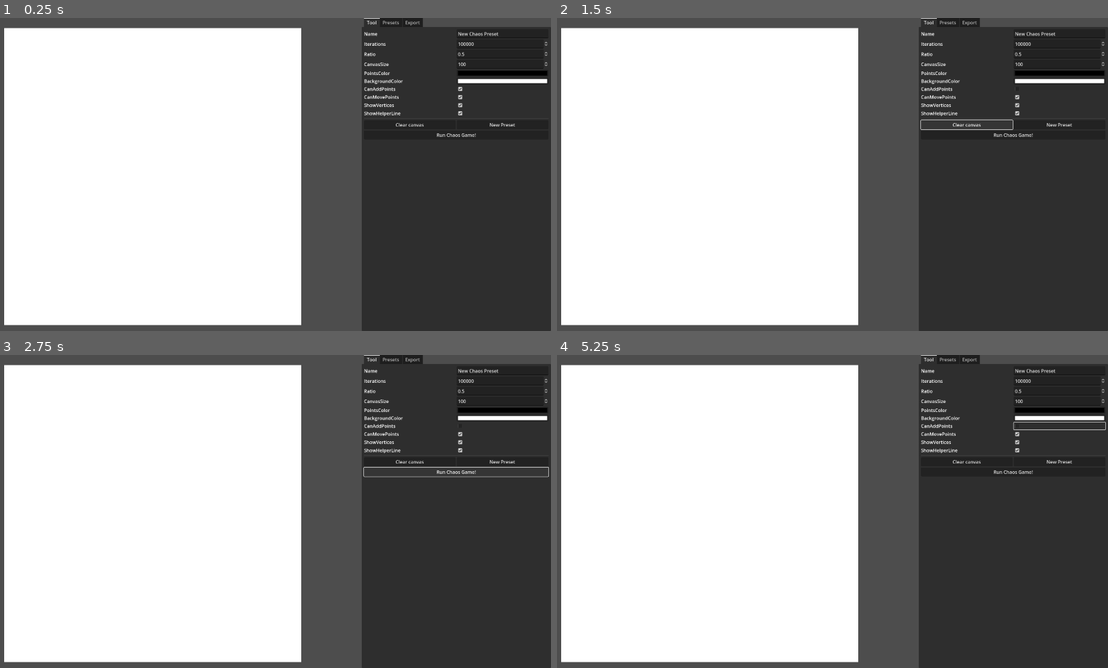
Above: before the commit, frames 1-4 (two rows, left to right).
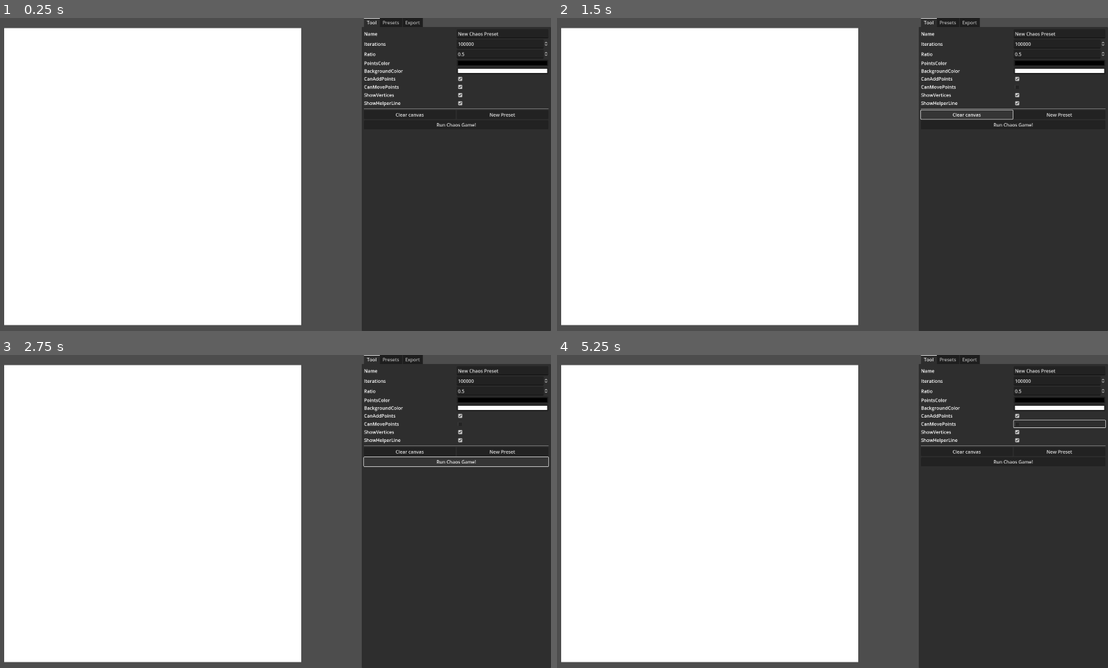
Above: after the commit, the same moments.

Repository: VojtaStruhar/chaos-game
Game: Godot game, scene res://main.tscn
The game is run twice, just before and just after one commit, with the same random seed, the same clock (stepped at 60 frames per second) and the same inputs.
Inputs (mouse positions are in pixels of both pictures, inside the frame that each line leads up to):
- Up to frame 1 (0.25 s): no input
- Up to frame 2 (1.5 s): click (1058, 89) at 0.52 s; click "Clear canvas" at 1.25 s
- Up to frame 3 (2.75 s): click "Run Chaos Game!" at 2 s
- Up to frame 4 (5.25 s): click (1058, 426) at 2.77 s; click "Clear canvas" at 3.5 s; click "Run Chaos Game!" at 4.25 s; click (1058, 426) at 5.02 s

The runs differ from the first frame. In frame 1, 1.7% of the frame differs, in the area x 66-100%, y 13-38%; in frame 2, 1.9%; in frame 3, 2.2%, in the area x 65-100%, y 13-40%; in frame 4, 1.9%.

Commit message:
Correct property fields filtering
I don't want to edit canvas size anymore

Diff:
--- a/main.gd
+++ b/main.gd
@@ -51,7 +51,7 @@
 		print("[INFO] Rejecting add_point")
 		return
 
-	preset.points.append(uv_coords)
+	preset.append_point(uv_coords)
 	create_point_helper(uv_coords)
 
 
--- a/tool_panel.gd
+++ b/tool_panel.gd
@@ -14,14 +14,16 @@
 const COLOR_FIELD = preload("res://property_fields/color_field.tscn")
 
 func build_ui():
-	var props = preset.get_property_list()
 
 	for child in properties_container.get_children():
 		child.queue_free()
 
+	var props = preset.get_property_list()
+
 	for prop in props:
 		# This is an exported variable
-		if (prop["usage"] & PROPERTY_USAGE_SCRIPT_VARIABLE) > 0:
+		var prop_usage = prop["usage"]
+		if prop_usage & PROPERTY_USAGE_EDITOR and prop_usage & PROPERTY_USAGE_SCRIPT_VARIABLE:
 			#print(prop["name"], " - ", type_string(prop["type"]), "; ", prop)
 			var prop_type = prop["type"]
 			var field_node = null
